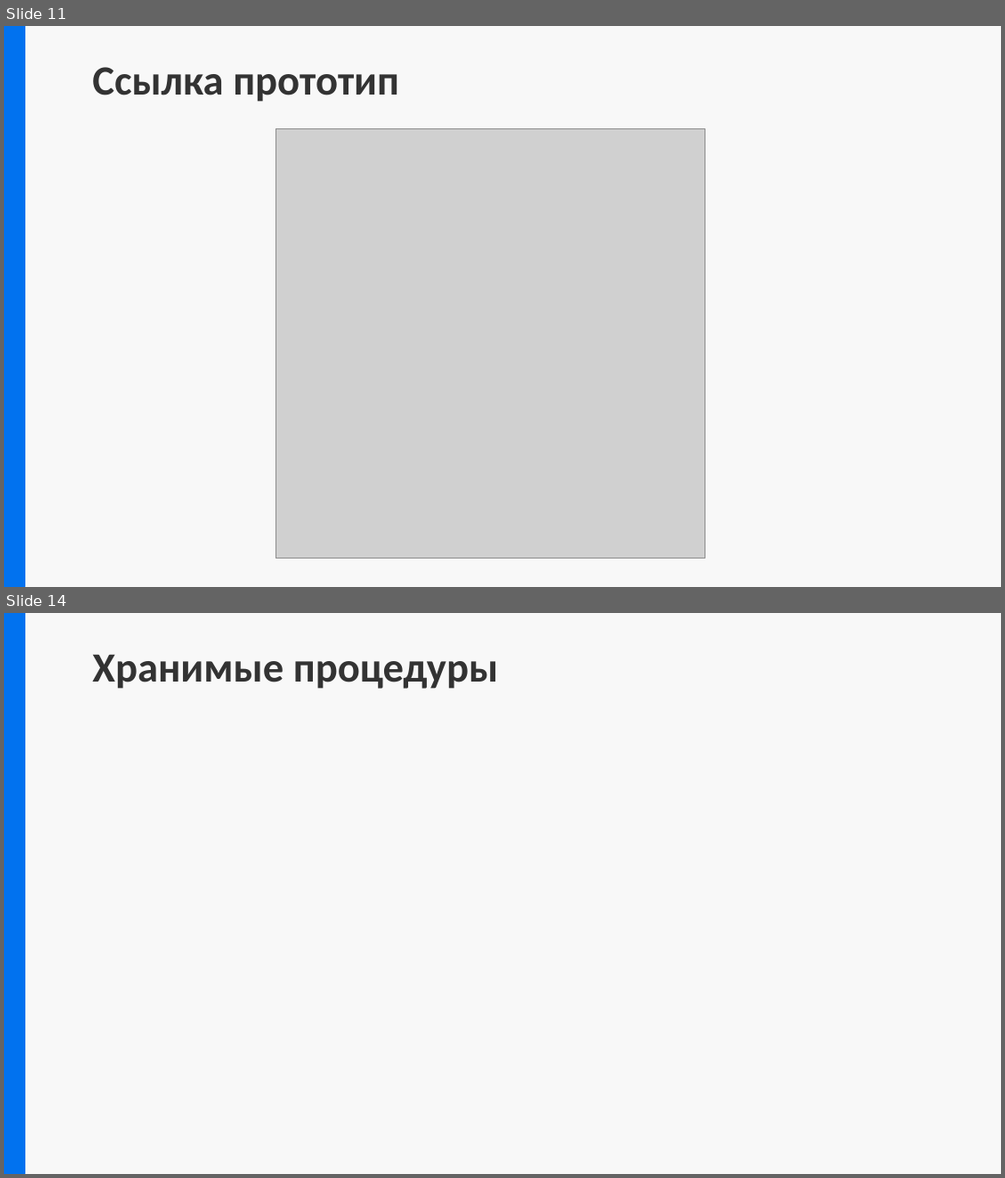
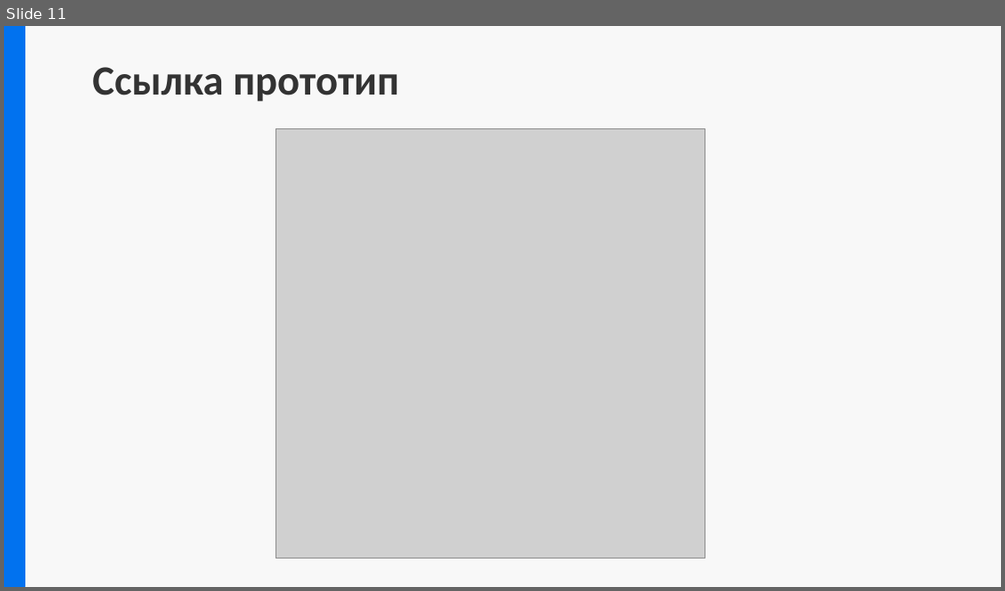
Before and after one commit to Comper123/MyCollege, a slide deck: docs/Предзащита.pptx. Shown one above the other, each under a label of ours: slides 11 and 14 before the commit, slide 11 after it; the slides between them are not shown. The pictures are 1005x1178 and 1005x591 pixels, drawn with LibreOffice and Linux fonts; fonts in the diff are those of the drawing; grey boxes stand for pictures. Boxes give left, top, right and bottom in pixels: in the first picture for what was removed or moved away, otherwise in the second. Text is boxed around its words. In the diff, an @@ line names an element or a change of style, - is before the commit and + after.

```diff
--- a/docs/Предзащита.pptx
+++ b/docs/Предзащита.pptx
@@ slide 14 removed at <box>4,613,1001,1174</box>, background #F8F8F8; not listed: 4 template elements that a slide beside it also shows @@
@@ rectangle removed at <box>4,613,24,1173</box> @@
@@ title removed at <box>92,654,498,689</box> @@
-Хранимые процедуры
@@ rectangle removed at <box>651,916,1001,1174</box> @@
```
Also in this commit, not shown: 1 slide changed, 6 slides added, 2 other slides removed, 13 other files.
